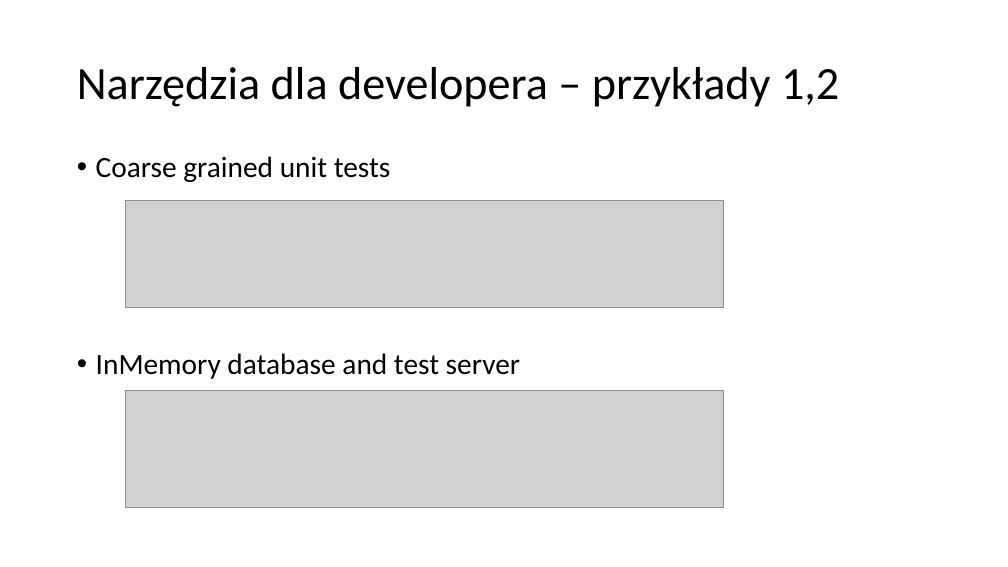
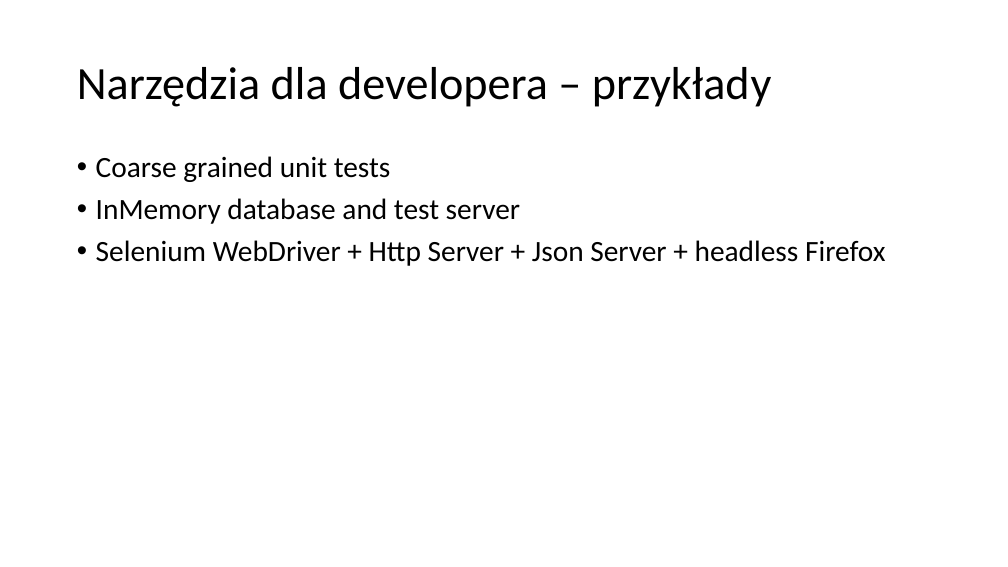
Before and after one commit to plitwinski/automated-tests-presentation, a slide deck: slide 10 of presentation/polish/Automatycznie testowalne aplikacje w srodowisku rozproszonym.pptx (slide 11 before the commit). Drawn at 1008x567 pixels with LibreOffice and Linux fonts; fonts in the diff are those of the drawing; grey boxes stand for pictures. Boxes give left, top, right and bottom in pixels: in the first picture for what was removed or moved away, otherwise in the second. Text is boxed around its words. In the diff, an @@ line names an element or a change of style, - is before the commit and + after.

```diff
--- a/presentation/polish/Automatycznie testowalne aplikacje w srodowisku rozproszonym.pptx
+++ b/presentation/polish/Automatycznie testowalne aplikacje w srodowisku rozproszonym.pptx
@@ title at [77, 67, 772, 107]: text changed @@
-Narzędzia dla developera – przykłady 1,2
+Narzędzia dla developera – przykłady
@@ picture removed at [126, 201, 723, 308] @@
@@ text at [96, 240, 885, 266]: paragraph added @@
+• Selenium WebDriver + Http Server + Json Server + headless Firefox
@@ picture removed at [126, 391, 723, 508] @@
```
Also in this commit, not shown: 3 other slides changed, 1 slide added, 3 slides removed, 1 other file.
